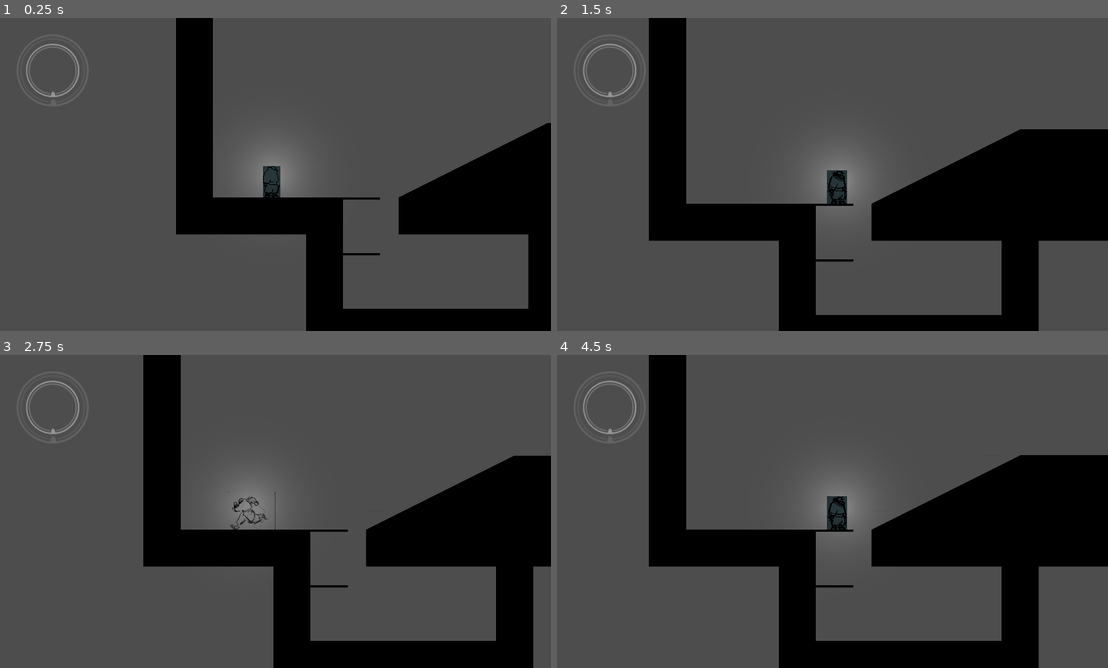
Above: before the commit, frames 1-4 (two rows, left to right).
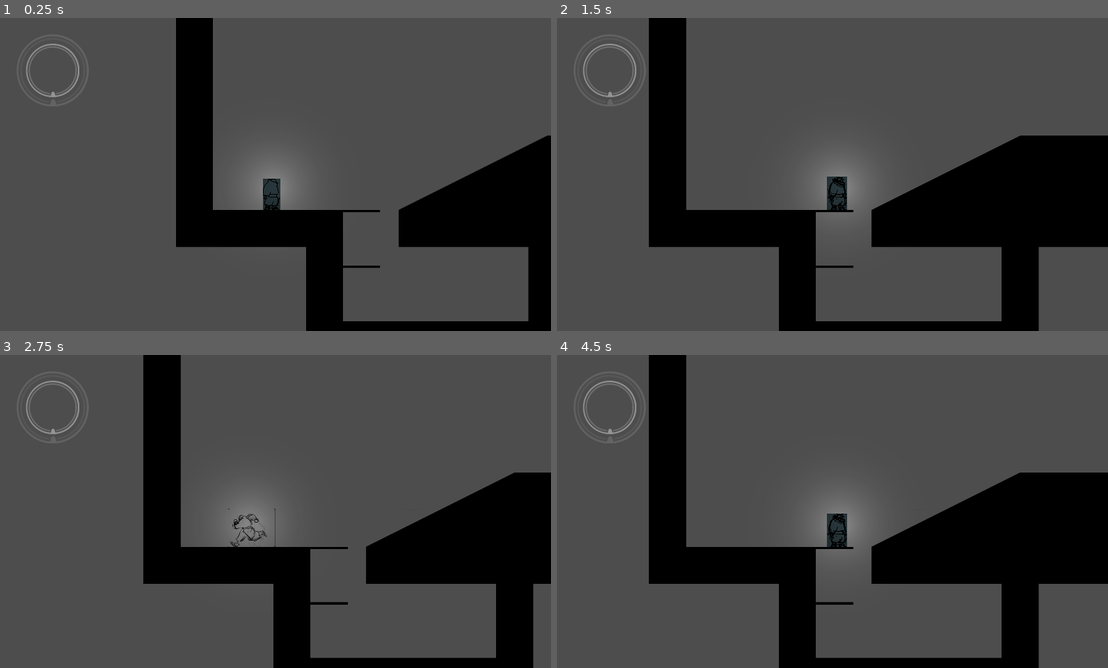
Above: after the commit, the same moments.

Repository: Lukko-Digital/upwell
Game: Godot game, scene res://src/levels/sandbox.tscn
Same seed, same stepped clock (60 frames per second), same inputs: the game is played once before the commit and once after it.
Inputs (mouse positions are in pixels of both pictures, inside the frame that each line leads up to):
- Up to frame 1 (0.25 s): no input
- Up to frame 2 (1.5 s): move the mouse to (953, 158) at 0.52 s; hold D (right) 0.53-1.25 s; hold E (interact) 0.53-1.25 s; click (953, 158) at 0.67 s; tap Space (jump) at 0.77 s; drag from (716, 190) to (854, 180) at 1.27 s
- Up to frame 3 (2.75 s): move the mouse to (330, 442) at 2.02 s; press the mouse at (330, 442) at 2.03 s; hold A (left) from 2.03 s (still down)
- Up to frame 4 (4.5 s): release A (left) at 2.75 s; release the mouse at (887, 442) at 2.75 s; drag from (799, 574) to (661, 464) at 2.77 s; move the mouse to (997, 558) at 3.52 s; hold D (right) 3.53-4.25 s; hold Shift (orbit) 3.53-4.25 s; tap Space (jump) at 3.77 s; drag from (661, 464) to (893, 530) at 4.27 s

The runs differ from the first frame. In frame 1, 5.6% of the frame differs, in the area x 31-100%, y 33-97%; in frame 2, 3.6%; in frame 3, 8.2%; in frame 4, 9.6%, in the area x 16-100%, y 32-97%.

Commit message:
add camera track

Diff:
--- /dev/null
+++ b/src/level_elements/camera/camera_track.gd
@@ -0,0 +1,2 @@
+extends Area2D
+class_name CameraTrack
--- a/src/level_elements/camera/camera_track.tscn
+++ b/src/level_elements/camera/camera_track.tscn
@@ -1,5 +1,8 @@
-[gd_scene format=3 uid="uid://3164lljjdjfp"]
+[gd_scene load_steps=2 format=3 uid="uid://3164lljjdjfp"]
+
+[ext_resource type="Script" path="res://src/level_elements/camera/camera_track.gd" id="1_ityke"]
 
 [node name="CameraTrack" type="Area2D"]
 collision_layer = 64
 collision_mask = 0
+script = ExtResource("1_ityke")
--- a/src/main_camera.tscn
+++ b/src/main_camera.tscn
@@ -10,31 +10,35 @@
 editor_draw_limits = true
 script = ExtResource("1_c0f23")
 
-[node name="ShakeTimer" type="Timer" parent="."]
-one_shot = true
-
 [node name="Rays" type="Node2D" parent="."]
 
 [node name="Up" type="RayCast2D" parent="Rays"]
+unique_name_in_owner = true
 target_position = Vector2(0, -2000)
 collision_mask = 64
 collide_with_areas = true
 collide_with_bodies = false
 
 [node name="Down" type="RayCast2D" parent="Rays"]
+unique_name_in_owner = true
 target_position = Vector2(0, 2000)
 collision_mask = 64
 collide_with_areas = true
 collide_with_bodies = false
 
 [node name="Left" type="RayCast2D" parent="Rays"]
+unique_name_in_owner = true
 target_position = Vector2(-2000, 0)
 collision_mask = 64
 collide_with_areas = true
 collide_with_bodies = false
 
 [node name="Right" type="RayCast2D" parent="Rays"]
+unique_name_in_owner = true
 target_position = Vector2(2000, 0)
 collision_mask = 64
 collide_with_areas = true
 collide_with_bodies = false
+
+[node name="ShakeTimer" type="Timer" parent="."]
+one_shot = true
--- a/src/player/main_camera.gd
+++ b/src/player/main_camera.gd
@@ -14,7 +14,15 @@
 
 @export var player: Player
 
+# Node References
+@onready var up_ray: RayCast2D = %Up
+@onready var down_ray: RayCast2D = %Down
+@onready var left_ray: RayCast2D = %Left
+@onready var right_ray: RayCast2D = %Right
 @onready var shake_timer: Timer = $ShakeTimer
+
+## Should be 3840 x 2160, double 1920 x 1080
+@onready var viewport_size = get_viewport().get_visible_rect().size / CAMERA.NORMAL_ZOOM
 
 var focus: Node2D = null
 var shake_amount: float
@@ -27,6 +35,7 @@
 
 func _process(delta):
 	handle_focus(delta)
+	handle_camera_track()
 	handle_follow_player(delta)
 	handle_shake()
 	handle_particle_tracking()
@@ -43,6 +52,14 @@
 	# Check if focus should be broken
 	if abs(player.position.x - position.x) > CAMERA.MAP_EXIT_DISTANCE:
 		Global.set_camera_focus.emit(null)
+
+## Raycast for [CameraTrack], set top and bottom bounds accordingly
+func handle_camera_track():
+	for ray in [up_ray, down_ray]:
+		if ray.get_collider() is CameraTrack:
+			var col_point = ray.get_collision_point()
+			limit_bottom = col_point.y + viewport_size.y / 2 + 2
+			limit_top = col_point.y - viewport_size.y / 2 - 2
 
 ## Set camera position to follow palyer. Also handles peeking, moving the
 ## camera up when the player presses [w]
